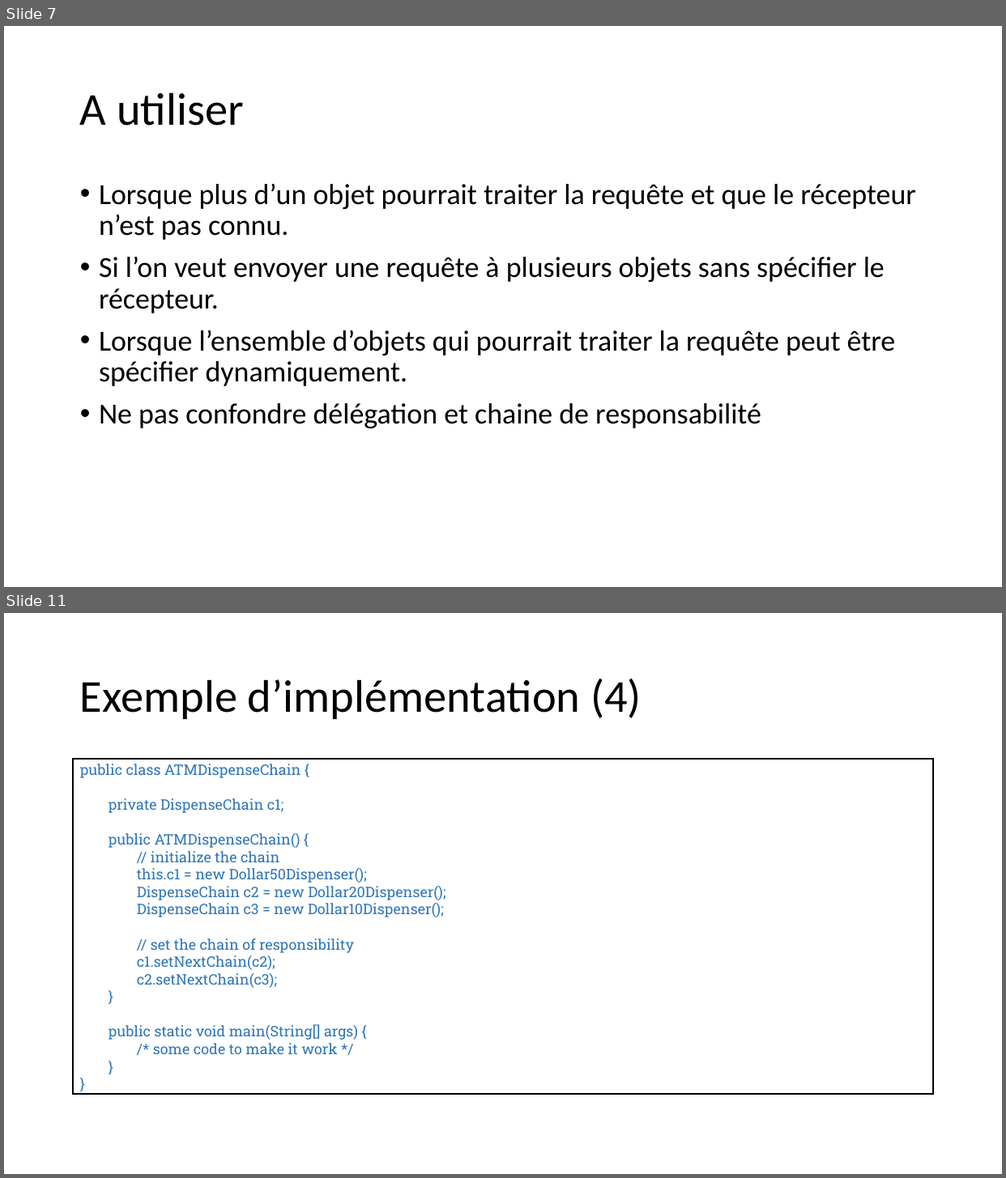
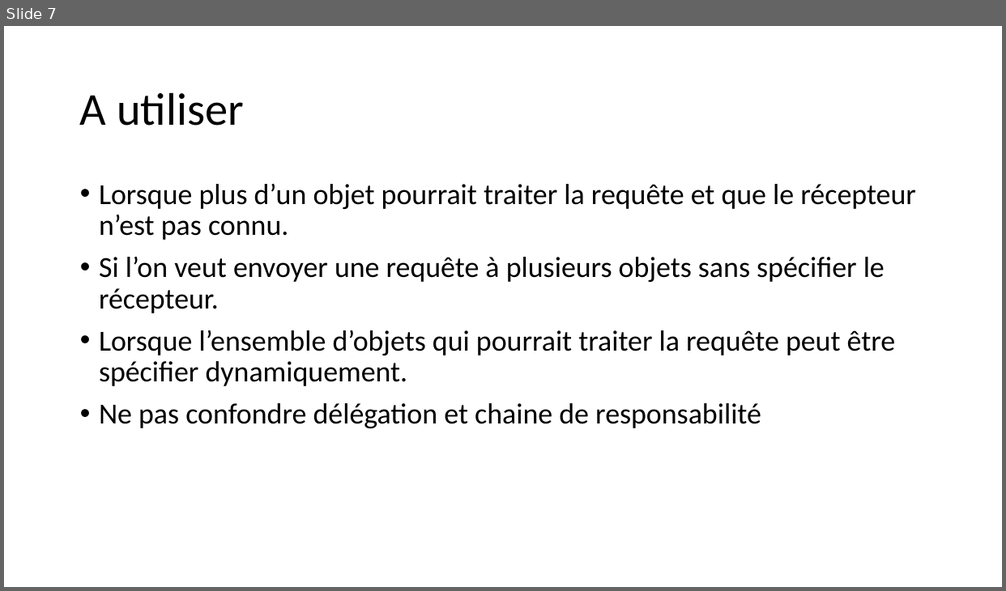
Before and after one commit to FontaineRiant/CoRe, a slide deck: presentation/chaine_responsabilite.pptx. Shown one above the other, each under a label of ours: slides 7 and 11 before the commit, slide 7 after it; the slides between them are not shown. The pictures are 1006x1178 and 1006x591 pixels, drawn with LibreOffice and Linux fonts; fonts in the diff are those of the drawing. Boxes give left, top, right and bottom in pixels: in the first picture for what was removed or moved away, otherwise in the second. Text is boxed around its words. In the diff, an @@ line names an element or a change of style, - is before the commit and + after.

```diff
--- a/presentation/chaine_responsabilite.pptx
+++ b/presentation/chaine_responsabilite.pptx
@@ slide 11 removed at <box>4,613,1002,1174</box>, background #FFFFFF @@
@@ title removed at <box>80,679,641,719</box> @@
-Exemple d’implémentation (4)
@@ text removed at <box>73,756,934,1098</box> @@
-public class ATMDispenseChain {
-private DispenseChain c1;
-public ATMDispenseChain() {
-// initialize the chain
-this.c1 = new Dollar50Dispenser();
-DispenseChain c2 = new Dollar20Dispenser();
-DispenseChain c3 = new Dollar10Dispenser();
-// set the chain of responsibility
-c1.setNextChain(c2);
-c2.setNextChain(c3);
-}
-public static void main(String[] args) {
-/* some code to make it work */
-}
-}
```
Also in this commit, not shown: 1 slide changed, 2 slides added, 3 other slides removed, 1 other file.
